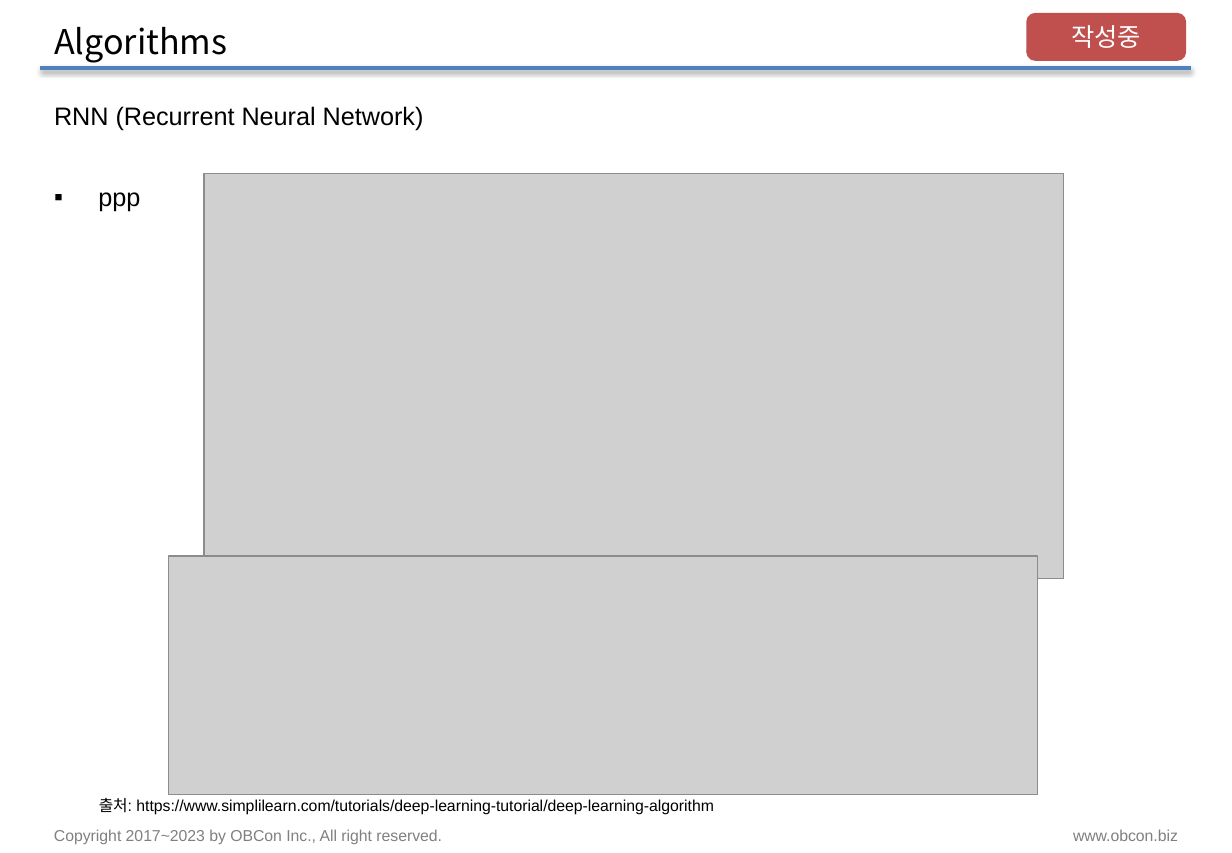
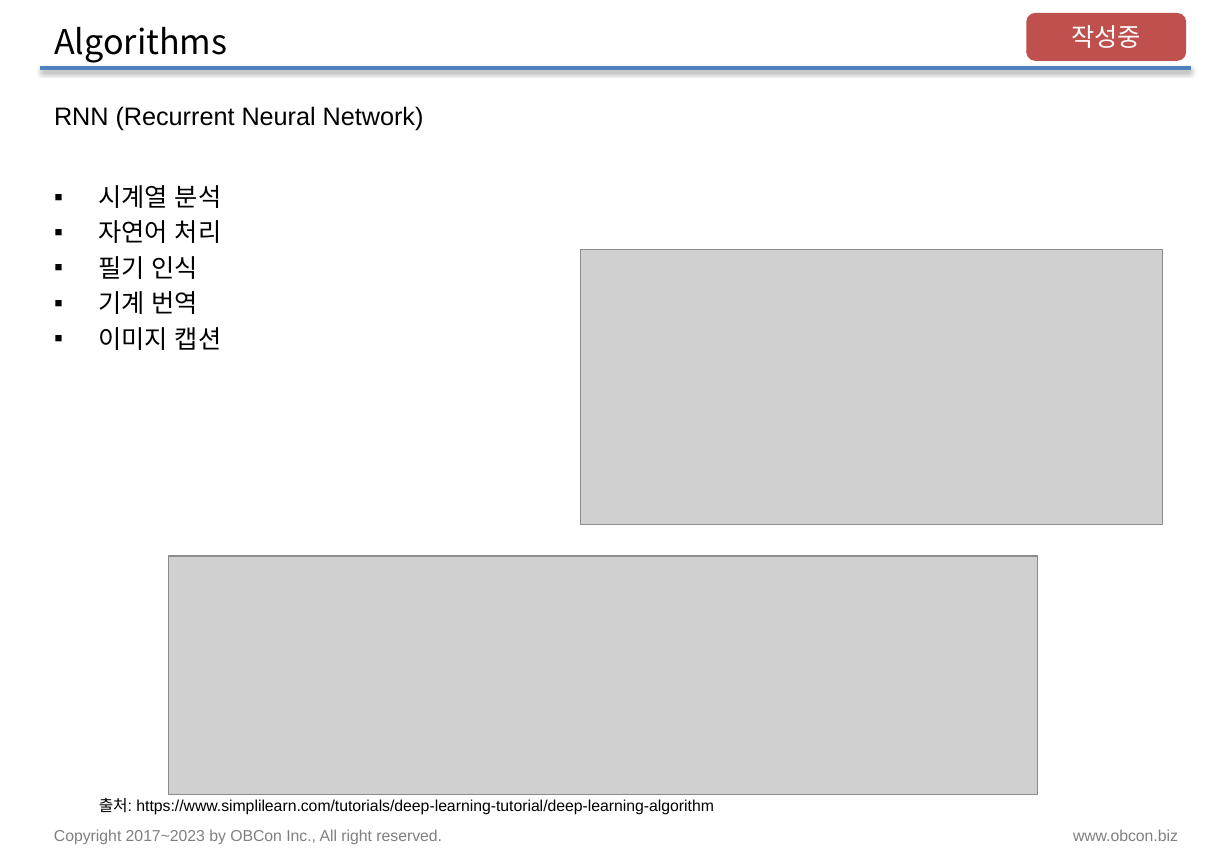
Before and after one commit to pnuskgh/EFriendExpert, a slide deck: slide 21 of laboratory/pnuskgh/docs/Deep_Learning.pptx. Drawn at 1232x853 pixels with LibreOffice and Linux fonts; fonts in the diff are those of the drawing; grey boxes stand for pictures. Boxes give left, top, right and bottom in pixels: in the first picture for what was removed or moved away, otherwise in the second. Text is boxed around its words. In the diff, an @@ line names an element or a change of style, - is before the commit and + after.

```diff
--- a/laboratory/pnuskgh/docs/Deep_Learning.pptx
+++ b/laboratory/pnuskgh/docs/Deep_Learning.pptx
@@ text at bbox=[98, 185, 221, 350]: text changed @@
-▪ ppp
+▪ 시계열 분석
+▪ 자연어 처리
+▪ 필기 인식
+▪ 기계 번역
+▪ 이미지 캡션
@@ picture: place and size @@
-picture at bbox=[204, 173, 1064, 579]
+picture at bbox=[580, 249, 1163, 524]
```
Also in this commit, not shown: 11 other slides changed.
